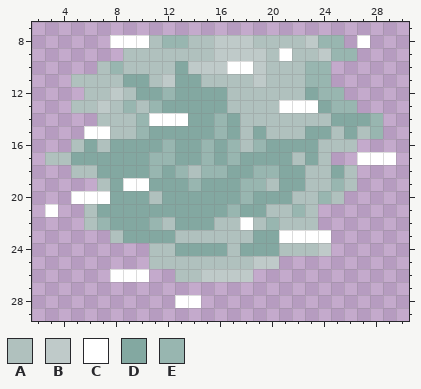
Two versions of one pixel-art sprite, floor/processor/images/Panto2019/Finale/Moon_x22_Reflection1.png. The first picture shows the starting point.
The file is 32x32 pixels. Shown: x 2..30, y 7..29.
Palette (. is transparent): A #b0c1be  B #bfcac9  C #ffffff  D #83a8a1  E #98b6b0
Pixels before, first column x 3:
 8 .....CCCAEEAABBBAAAABEE.C..
 9 ......AAAAAAABBBBACAABEE...
10 ....AEAAAADBBBCCBAAAEE.....
11 ..AAAADDABDDAAAABAAAEE.....
12 ...AABADDEDDDDAAAAAADEE....
13 ..AABAEAEDDDDDAAAACCCDEE...
14 ....AAAECCCDDEDAAAAAAADDDE.
15 ...CCAAEDDDDDEDADAAADDADAE.
16 ..ADADDDDEDDEDEAEDDDDAAA...
17 AADDDDDDEEDDEDEDDDDADA..CCC
18 ..AADDDDEDEAEEDDEEDDAADA...
19 ....ADCCDDDEDDDEEADDAAEA...
20 ..CCCDDDADDDDDDEDDDAAEA....
21 C..ADDDDDDDDDDEDDAAEA......
22 ...AEDDDEADDDAACAEAAA......
23 .....ADDDDAAAAAADDCCCC.....
24 ........AADDDDADDDAAAB.....
25 ........AAAAAAAABB.........
26 .....CCC..AABBBB...........
27 ...........................
28 ..........CC...............
After the commit:
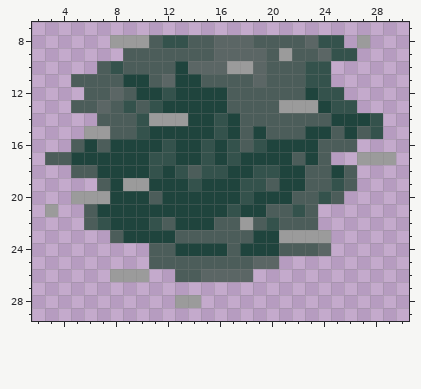
The author wrote: Recolour moon and pterodactyle sprites
From old to new:
colour A: #b0c1be -> #4c5d5a
colour B: #bfcac9 -> #5b6665
colour C: #ffffff -> #9b9b9b
colour D: #83a8a1 -> #1f443d
colour E: #98b6b0 -> #34524c
